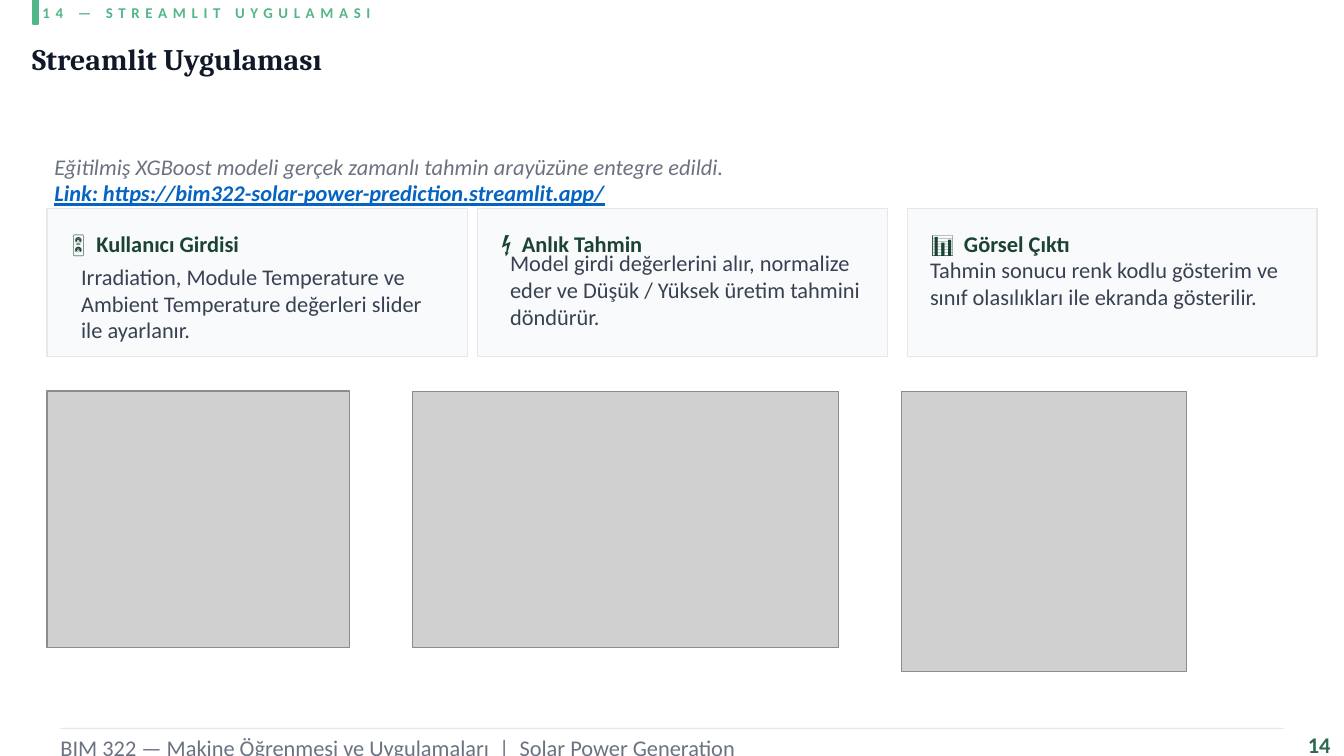
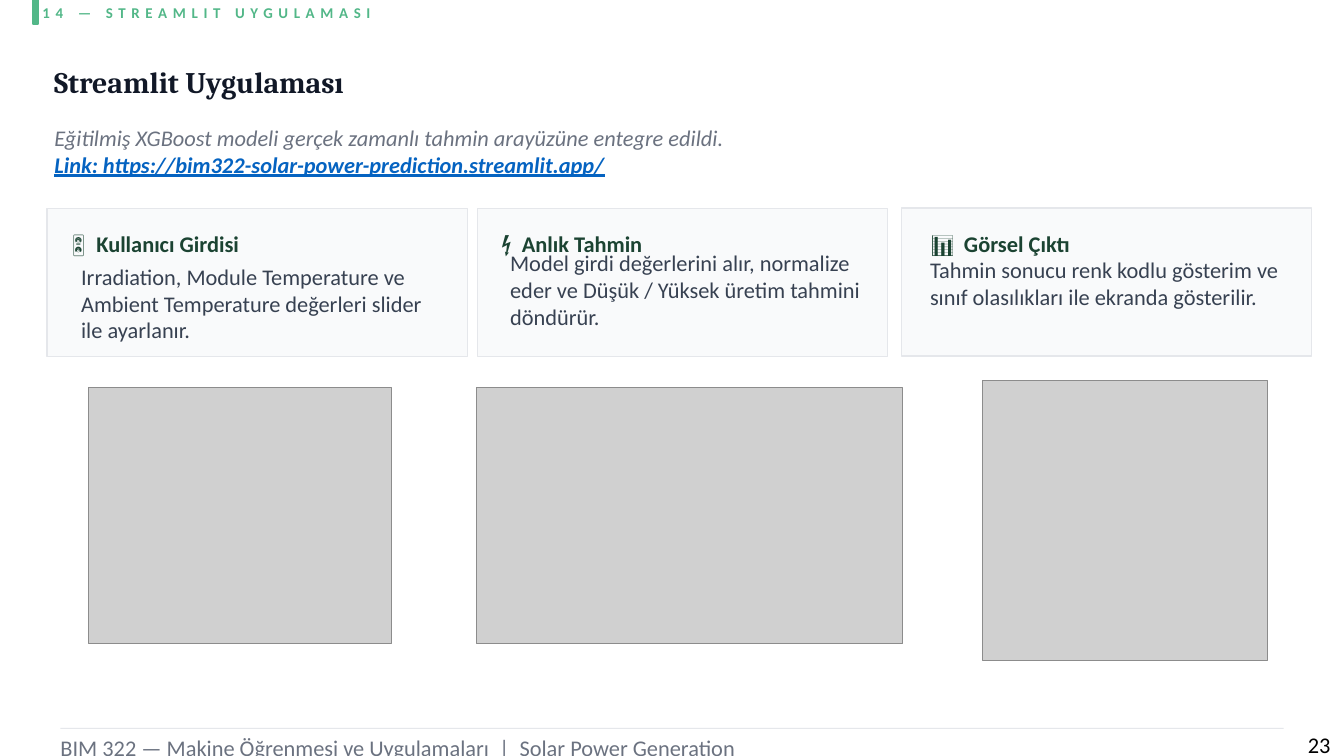
Before and after one commit to busraddmr/BIM322-Solar-Power-Prediction, a slide deck: slide 23 of sunum/BusraDemir_NazeninTatar_BIM322_Sunum.pptx (slide 19 before the commit). Drawn at 1344x756 pixels with LibreOffice and Linux fonts; fonts in the diff are those of the drawing; grey boxes stand for pictures. Boxes give left, top, right and bottom in pixels: in the first picture for what was removed or moved away, otherwise in the second. Text is boxed around its words. In the diff, an @@ line names an element or a change of style, - is before the commit and + after.

```diff
--- a/sunum/BusraDemir_NazeninTatar_BIM322_Sunum.pptx
+++ b/sunum/BusraDemir_NazeninTatar_BIM322_Sunum.pptx
@@ text "Streamlit Uygulaması": place and size @@
-text "Streamlit Uygulaması" at [32, 49, 321, 77]
+text "Streamlit Uygulaması" at [54, 72, 343, 100]
@@ text "Eğitilmiş XGBoost modeli gerçek zamanlı ...": place and size @@
-text "Eğitilmiş XGBoost modeli gerçek zamanlı ..." at [54, 159, 723, 206]
+text "Eğitilmiş XGBoost modeli gerçek zamanlı ..." at [54, 130, 723, 177]
@@ rectangle: place and size @@
-rectangle at [907, 208, 1317, 356]
+rectangle at [902, 208, 1312, 356]
@@ picture: place and size @@
-picture at [47, 391, 349, 648]
+picture at [89, 387, 391, 644]
@@ picture: place and size @@
-picture at [413, 391, 839, 648]
+picture at [477, 387, 903, 644]
@@ picture: place and size @@
-picture at [902, 391, 1187, 671]
+picture at [982, 380, 1267, 660]
@@ text at [1308, 738, 1331, 753]: text changed; text colour #2D6A4F to #000000; bold off @@
-14
+23
```
Also in this commit, not shown: 17 other slides changed, 5 slides added, 1 slide removed.
